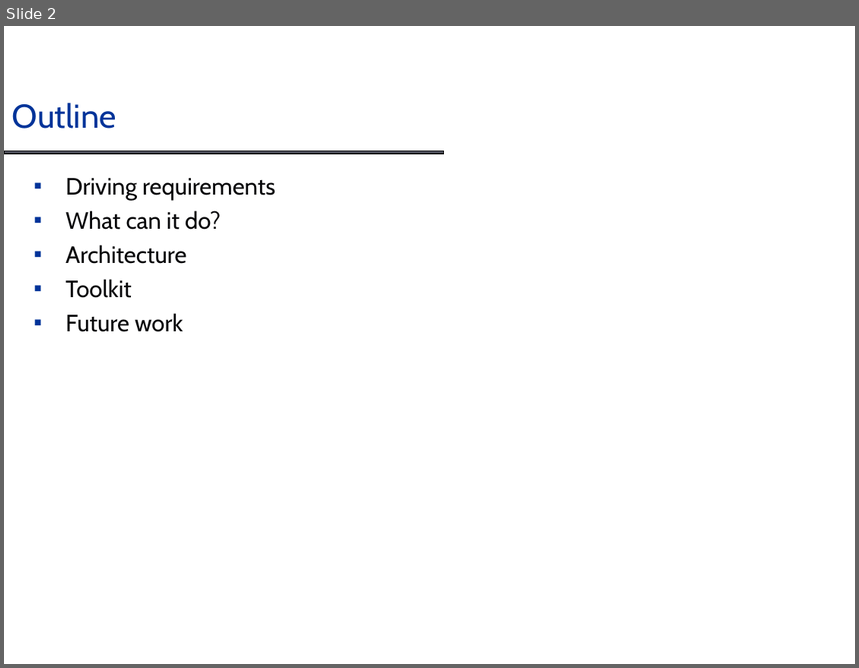
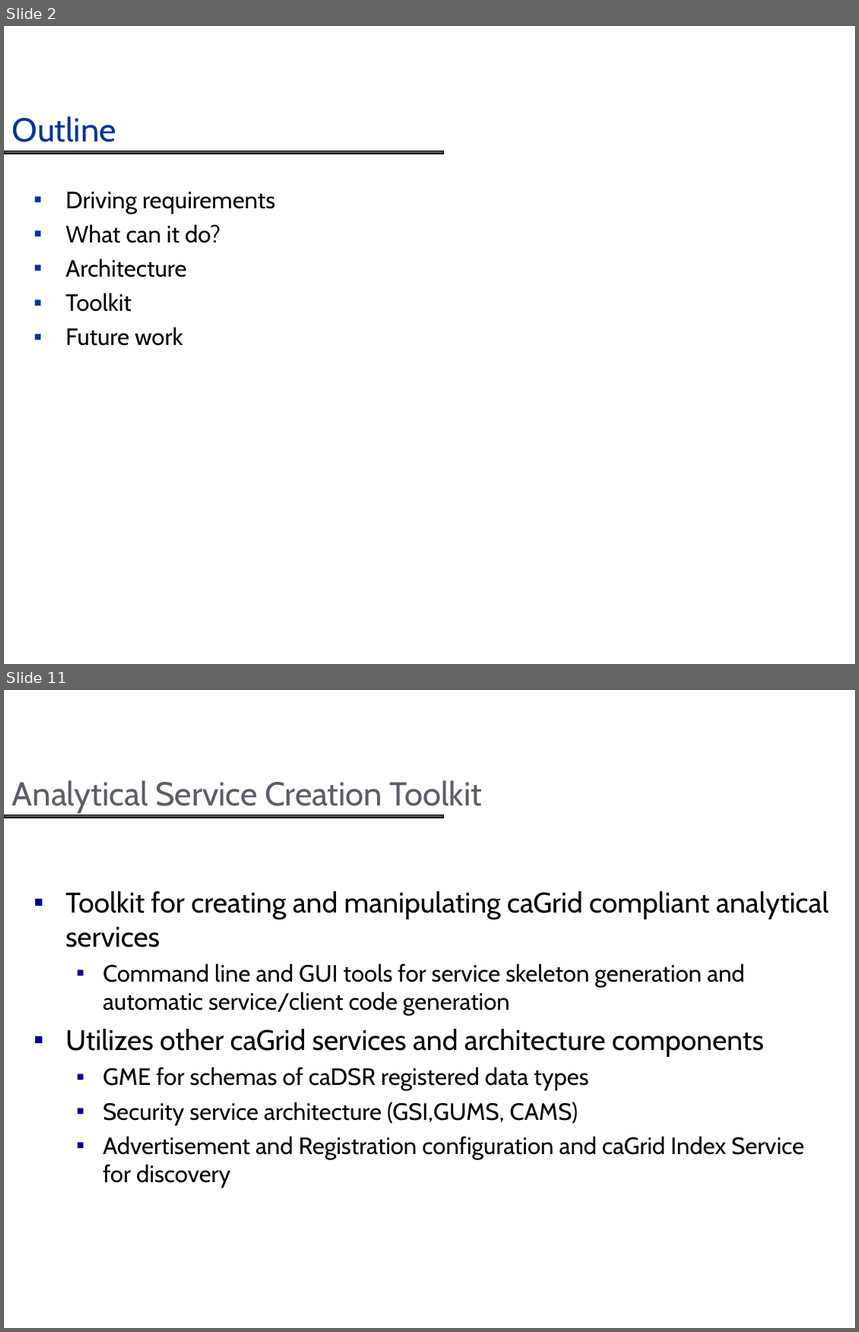
Before and after one commit to NCIP/cagrid-docs, a slide deck: presentations/introduce/Introduce_DIALOGUE2.ppt. Shown one above the other, each under a label of ours: slide 2 before the commit, slides 2 and 11 after it; the slides between them are not shown. The pictures are 859x668 and 859x1332 pixels, drawn with LibreOffice and Linux fonts; fonts in the diff are those of the drawing; background and template pictures are left out. Boxes give left, top, right and bottom in pixels: in the first picture for what was removed or moved away, otherwise in the second. Text is boxed around its words. In the diff, an @@ line names an element or a change of style, - is before the commit and + after.

```diff
--- a/presentations/introduce/Introduce_DIALOGUE2.ppt
+++ b/presentations/introduce/Introduce_DIALOGUE2.ppt
@@ slide 11 added at bbox=[4, 690, 855, 1328], background #FFFFFF; not listed: 1 template element that a slide beside it also shows @@
@@ title added at bbox=[12, 780, 482, 814], 28 pt, text #5B5D6B @@
+Analytical Service Creation Toolkit
@@ text added at bbox=[66, 891, 829, 1189], 20 pt, text #070709 @@
+▪ Toolkit for creating and manipulating caGrid compliant analytical services
+  ▪ Command line and GUI tools for service skeleton generation and automatic service/client code generation
+▪ Utilizes other caGrid services and architecture components
+  ▪ GME for schemas of caDSR registered data types
+  ▪ Security service architecture (GSI,GUMS, CAMS)
+  ▪ Advertisement and Registration configuration and caGrid Index Service for discovery
@@ slide 2 changed as well @@
@@ title "Outline": place and size @@
-title "Outline" at bbox=[12, 103, 116, 129]
+title "Outline" at bbox=[12, 116, 116, 142]
@@ text "Driving requirements": place and size @@
-text "Driving requirements" at bbox=[66, 178, 275, 332]
+text "Driving requirements" at bbox=[66, 192, 275, 346]
```
Also in this commit, not shown: 1 other slide changed, 34 other slides added.
